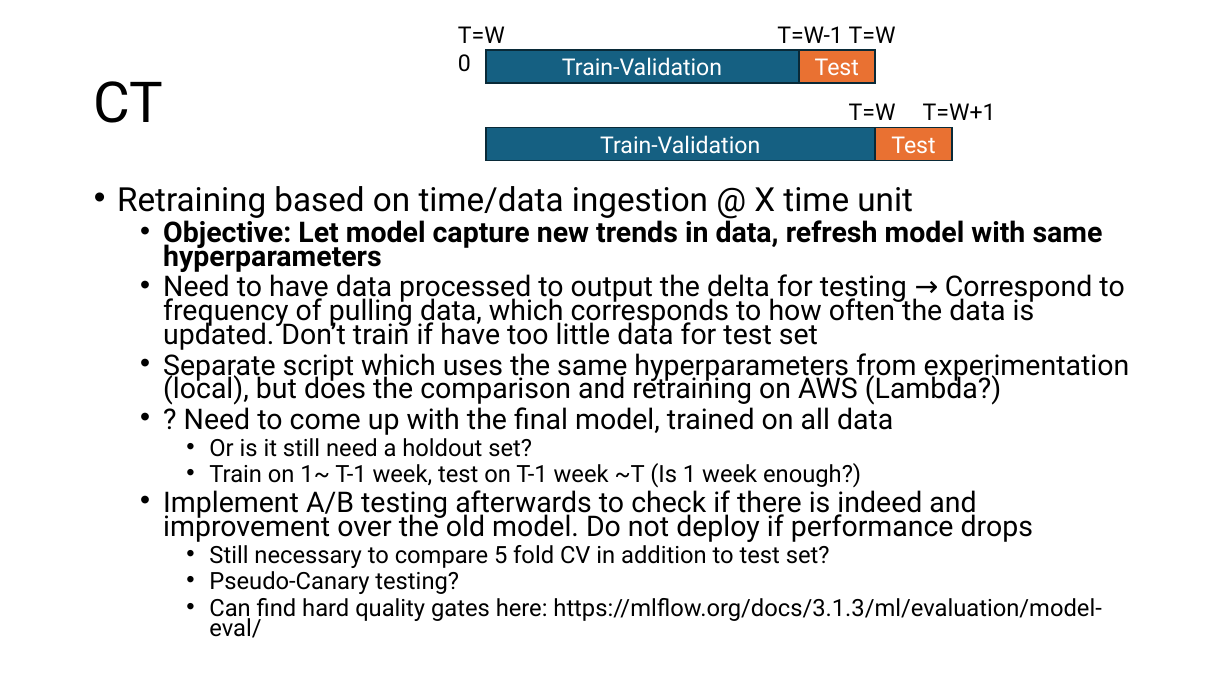
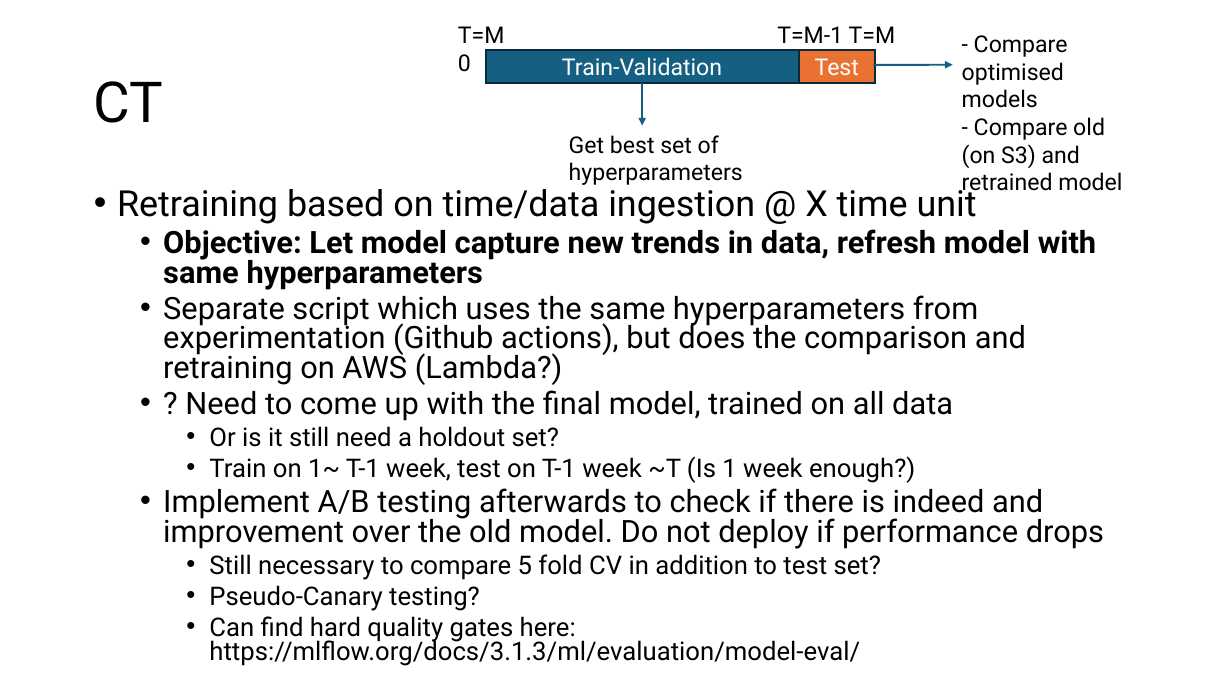
Before and after one commit to ziyu-toh/hdb-resale-prediction, a slide deck: slide 11 of docs/Architecture Overview.pptx (slide 10 before the commit). Drawn at 1232x693 pixels with LibreOffice and Linux fonts; fonts in the diff are those of the drawing. Boxes give left, top, right and bottom in pixels: in the first picture for what was removed or moved away, otherwise in the second. Text is boxed around its words. In the diff, an @@ line names an element or a change of style, - is before the commit and + after.

Commit message:
output both train and test scores

```diff
--- a/docs/Architecture Overview.pptx
+++ b/docs/Architecture Overview.pptx
@@ text at (458, 26, 505, 43): text changed @@
-T=W0
+T=M0
@@ text at (777, 26, 843, 43): text changed @@
-T=W-1
+T=M-1
@@ text at (849, 26, 896, 43): text changed @@
-T=W
+T=M
@@ text added at (962, 35, 1122, 196), 18 pt, text #000000 @@
+- Compare optimised models
+- Compare old (on S3) and retrained model
@@ arrow added from (642, 83) to (642, 126), #156082 1.5 pt @@
@@ arrow added from (873, 65) to (953, 65), #156082 1.5 pt @@
@@ text removed at (849, 103, 896, 120) @@
-T=W
@@ text removed at (923, 103, 996, 120) @@
-T=W+1
@@ rectangle removed at (486, 128, 875, 161) @@
-Train-Validation
@@ text added at (569, 135, 743, 185), 18 pt, text #000000 @@
+Get best set of hyperparameters
@@ rectangle removed at (875, 128, 952, 161) @@
-Test
@@ text at (117, 183, 1104, 666): size 25.9 to 28 pt in "Retraining based on time/data ingestion @ X ..."; size 22.2 to 24 pt in "Objective: Let model capture new trends in ...", "? Need to come up with the ...", "Implement A/B testing afterwards to check if ..."; size 18.5 to 20 pt in "Or is it still need a holdout ...", "Train on 1~ T-1 week, test on ...", "Still necessary to compare 5 fold CV ...", "Pseudo-Canary testing?" and 1 more places; line spacing 0.7 to 0.8 @@
@@ text at (163, 295, 1026, 385): text changed; size 22.2 to 24 pt @@
-  • Need to have data processed to output the delta for testing → Correspond to frequency of pulling data, which corresponds to how often the data is updated. Don’t train if have too little data for test set
-  • Separate script which uses the same hyperparameters from experimentation (local), but does the comparison and retraining on AWS (Lambda?)
+  • Separate script which uses the same hyperparameters from experimentation (Github actions), but does the comparison and retraining on AWS (Lambda?)
```
Also in this commit, not shown: 1 other slide changed, 2 other files.
